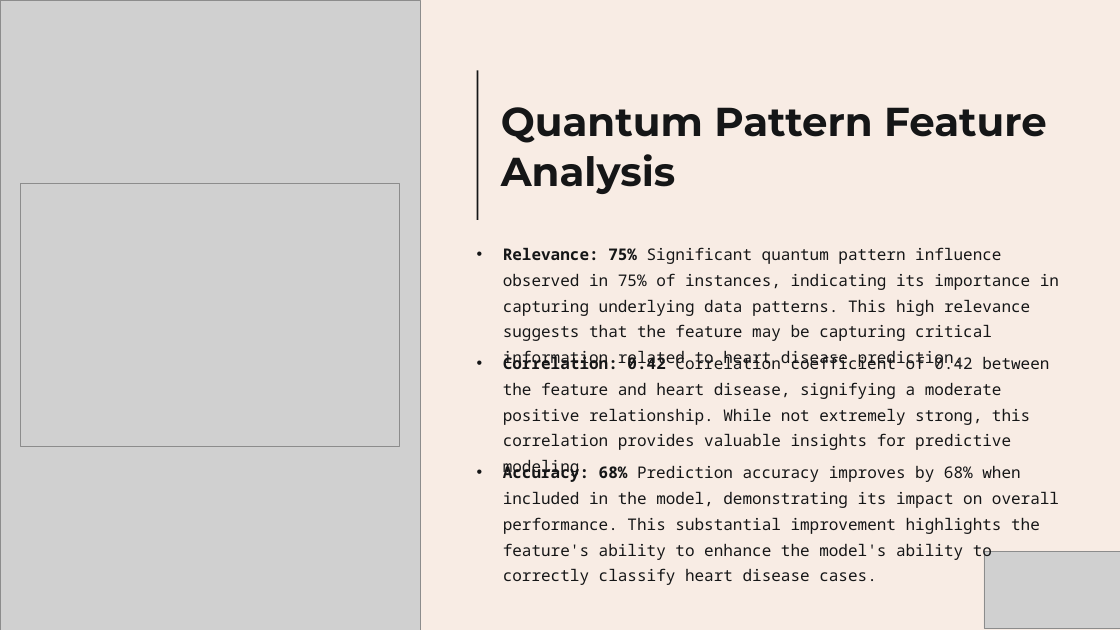
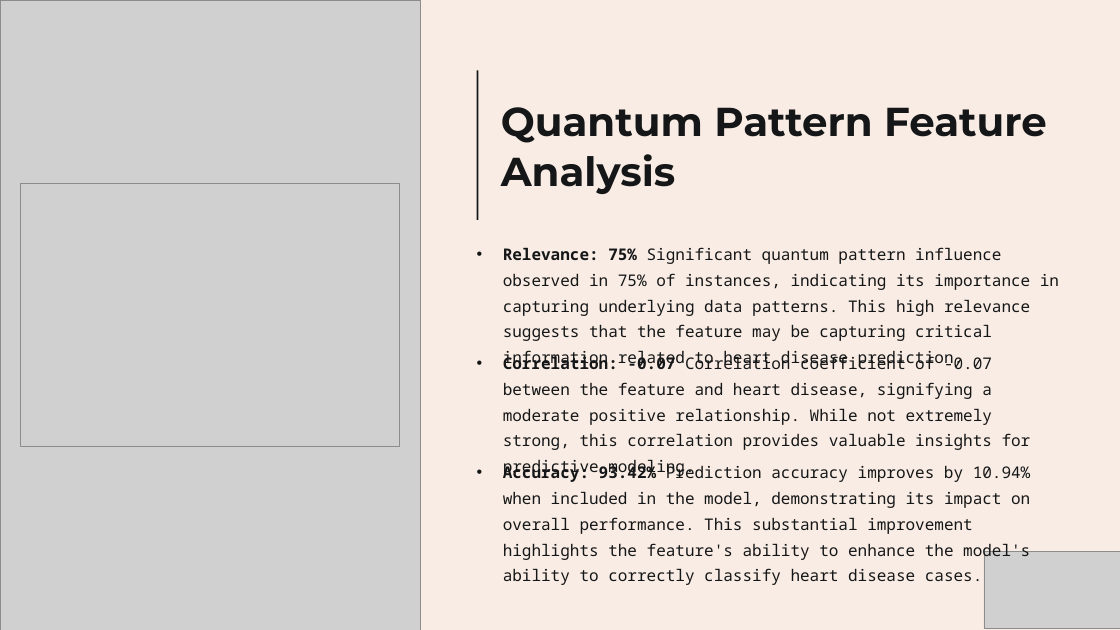
Before and after one commit to pavi550/HeartPrediction, a slide deck: slide 9 of Heart-Disease-Prediction-An-Exploratory-Data-Analysis (2).pptx. Drawn at 1120x630 pixels with LibreOffice and Linux fonts; fonts in the diff are those of the drawing; grey boxes stand for pictures; background and template pictures are left out. Boxes give left, top, right and bottom in pixels: in the first picture for what was removed or moved away, otherwise in the second. Text is boxed around its words. In the diff, an @@ line names an element or a change of style, - is before the commit and + after.

Commit message:
final ppt

```diff
--- a/Heart-Disease-Prediction-An-Exploratory-Data-Analysis (2).pptx
+++ b/Heart-Disease-Prediction-An-Exploratory-Data-Analysis (2).pptx
@@ text at (503, 355, 1031, 450): text changed @@
-• Correlation: 0.42 Correlation coefficient of 0.42 between the feature and heart disease, signifying a moderate positive relationship. While not extremely strong, this correlation provides valuable insights for predictive modeling.
+• Correlation: -0.07 Correlation coefficient of -0.07 between the feature and heart disease, signifying a moderate positive relationship. While not extremely strong, this correlation provides valuable insights for predictive modeling.
@@ text at (503, 464, 1031, 585): text changed @@
-• Accuracy: 68% Prediction accuracy improves by 68% when included in the model, demonstrating its impact on overall performance. This substantial improvement highlights the feature's ability to enhance the model's ability to correctly classify heart disease cases.
+• Accuracy: 93.42% Prediction accuracy improves by 10.94% when included in the model, demonstrating its impact on overall performance. This substantial improvement highlights the feature's ability to enhance the model's ability to correctly classify heart disease cases.
```
Also in this commit, not shown: 2 other slides changed, 2 other files.
